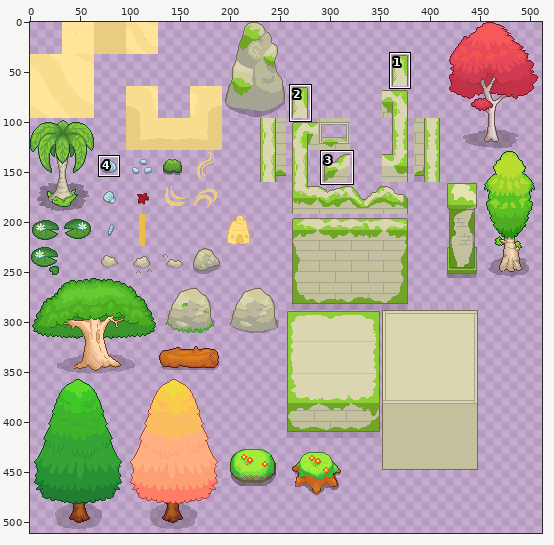
Two states of a sprite sheet, img/tilesets/Growing_OutsideE_Spring.png. Above, an overview of the earlier version with the close-up marked.
Close-up. Before the edit:
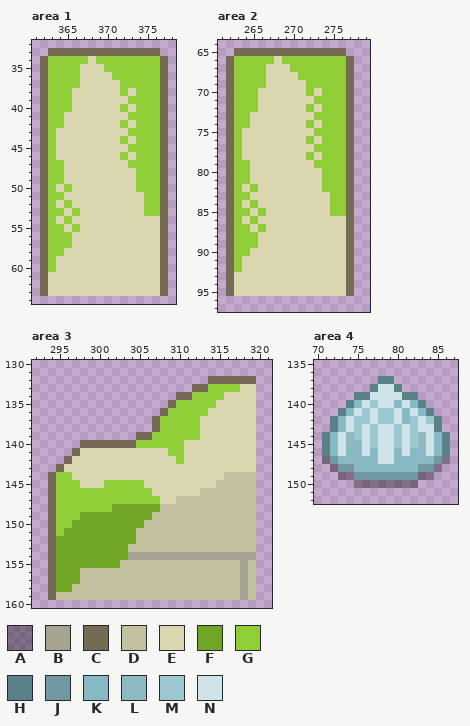
The file is 512x512 pixels. Colours within 5 levels of each other are drawn and written as one. Shown: area 1: x 361..378, y 32..64; area 2: x 261..279, y 64..97; area 3: x 292..321, y 130..160; area 4: x 70..87, y 135..152. The wide view leaves out empty margins. The commit also changed other parts of the picture, which this record leaves out.
Palette (. is transparent): A #00000059  B #a5a492  C #756a54  D #c3c19d  E #dad7b0  F #71a525  G #8fce37  H #5a8188  J #7299a1  K #88bac3  L #8eb9c1  M #9bc8d1  N #cee3e7
The result:
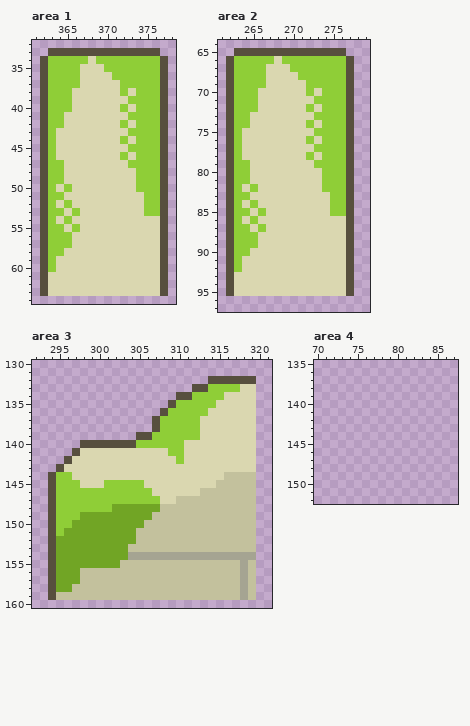
Difference:
@@ palette @@
-C #756a54
+C #574f3e
--- area 4
@@ x 70..87 @@
 136 ..................
-137 ........HH........
-138 .......HNNH.......
-139 .....HHNNNNHH.....
-140 ....HKNMNNKNKH....
-141 ...HKNMNMMNKNKH...
-142 ..HKNMMNMMNKMNMH..
-143 ..HKNMNMNNMNMNNH..
-144 .HKNLMNMNNMNMLNKH.
-145 .HKNLKNMNNMNMLNKH.
-146 .HKNKKNKNNKNKLNKH.
-147 .AJKLKKKNNKKKLKJA.
-148 ..AJJKKKKKKKKJJA..
-149 ...AAJJJJJJJJAA...
-150 .....AAAAAAAA.....
+137 ..................
+138 ..................
+139 ..................
+140 ..................
+141 ..................
+142 ..................
+143 ..................
+144 ..................
+145 ..................
+146 ..................
+147 ..................
+148 ..................
+149 ..................
+150 ..................
 151 ..................
